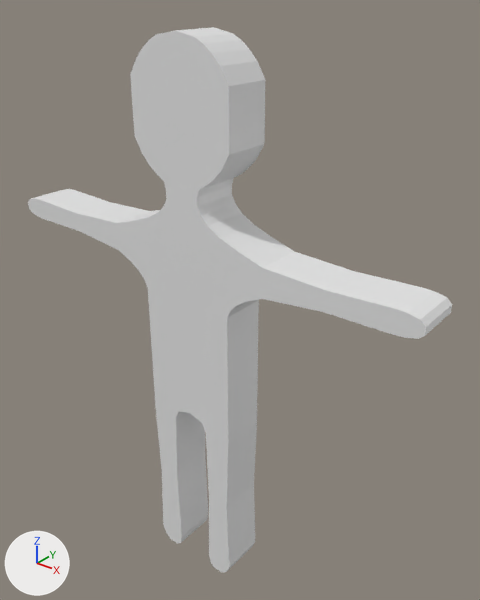
The Blender file Assets/Models/Player.blend as it was, and as the next commit left it.
Rendered twice from a 50 mm lens placed at (1.255, -1.381, 1.918), pointed at (0.062, 0.11, 0.994). Lighting does not change. The marker at lower left points along +X, +Y and +Z.

In view in the first picture: 'Humanoid'.
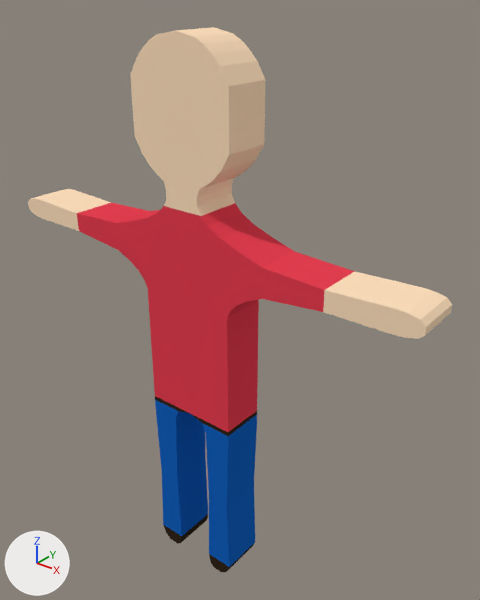
Pixel boxes [x1, y1, x2, y2] of what changed, in the pictures (480 x 600 px):
part 1 of me_plane_001, recoloured (grey to beige)
    both: [130, 27, 265, 216]
part 2 of me_plane_001, recoloured (white to beige)
    both: [28, 189, 111, 231]
part 3 of me_plane_001, recoloured (white to beige)
    both: [323, 272, 452, 339]
part 4 of me_plane_001, recoloured (grey to red)
    both: [77, 203, 355, 432]
part 5 of me_plane_001, recoloured (grey to blue)
    both: [155, 400, 257, 567]
part 6 of me_plane_001, recoloured
    both: [164, 514, 254, 572]
part 7 of me_plane_001, recoloured
    both: [155, 396, 257, 436]

The edits, one by one:
Material 'DarkLeather' (mat_darkleather) is new.
Its base color is (0.0331, 0.0203, 0.011) (brown #33271b).
Material 'Denim' (mat_denim) is new.
Its base color is (0.0075, 0.117, 0.509) (blue #1560bd).
Material 'Shirt' (mat_shirt) is new.
Its base color is (0.8, 0.0508, 0.0831) (red #e74051).
Material 'Skin' (mat_skin) is new.
Its base color is (1.0, 0.745, 0.509) (beige #ffe0bd).
me_plane_001 has 226 vertices, 238 faces and spans x -0.75..0.75, y 0.0..1.8, z -0.05..0.05.
me_plane_001 is used by ob_humanoid; location (0.0, 0.0, 0.0); rotation (1.571, 0.0, 0.0), in degrees (90, 0, 0); scale (1.0, 1.0, 1.5).
me_plane_001 part 1: 71 of the faces centred in x -0.17..0.17, y 1.05..1.79, z -0.05..0.05 switch from no material to mat_skin (beige #ffe0bd).
me_plane_001 part 2: 17 of the faces centred in x -0.75..-0.58, y 1.16..1.22, z -0.05..0.05 switch from no material to mat_skin (beige #ffe0bd).
me_plane_001 part 3: 17 of the faces centred in x 0.58..0.75, y 1.16..1.22, z -0.05..0.05 switch from no material to mat_skin (beige #ffe0bd).
me_plane_001 part 4: 66 of the faces centred in x -0.38..0.38, y 0.83..1.31, z -0.05..0.05 switch from no material to mat_shirt (red #e74051).
me_plane_001 part 5: 34 of the faces centred in x -0.16..0.16, y 0.18..0.63, z -0.05..0.05 switch from no material to mat_denim (blue #1560bd).
me_plane_001 part 6: 26 of the faces centred in x -0.16..0.16, y 0.0..0.03, z -0.05..0.05 switch from no material to mat_darkleather (brown #33271b).
me_plane_001 part 7: 6 of the faces centred in x -0.16..0.16, y 0.63, z -0.05..0.05 switch from no material to mat_darkleather (brown #33271b).
